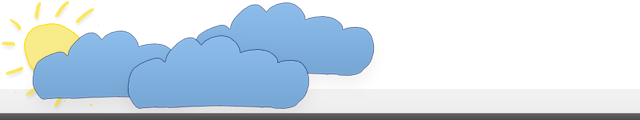
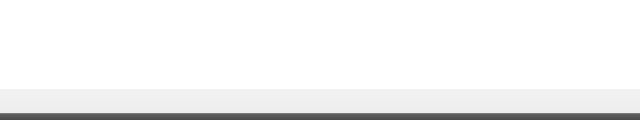
The second 640 x 120 image is a revision of the first. Changes to its layers:
hid "Rain copy 3" over [left=116, top=34, right=319, bottom=114]
hid "Rain copy 4" over [left=181, top=2, right=380, bottom=95]
hid "Rain" over [left=22, top=30, right=213, bottom=114]
hid "Sun" over [left=1, top=0, right=108, bottom=111]
